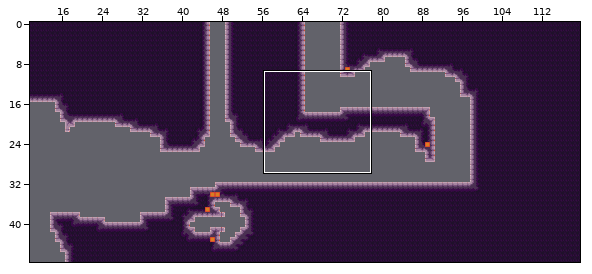
An edit to a level. Tiled map (JSON), assets/world/room/intro3.json. Above: a wide view before the commit, with the close-up outlined.
Close-up. Old version:
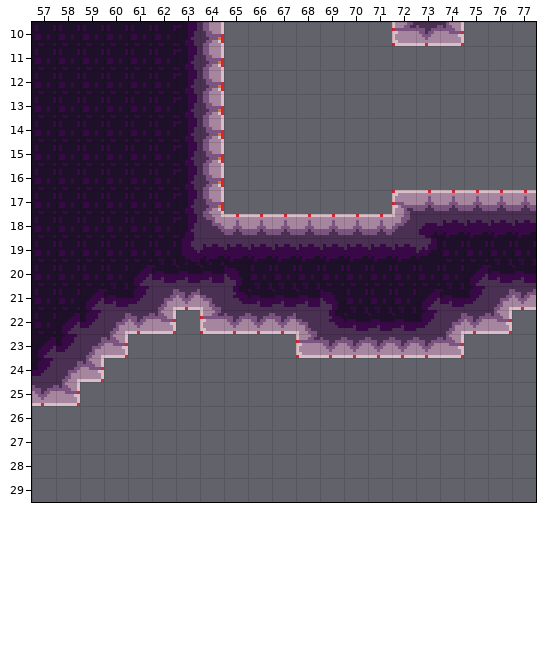
Cells are 8x8 px. Shown: x 57..77, y 10..29. The commit also changed other parts of the map, which this record leaves out.
New version:
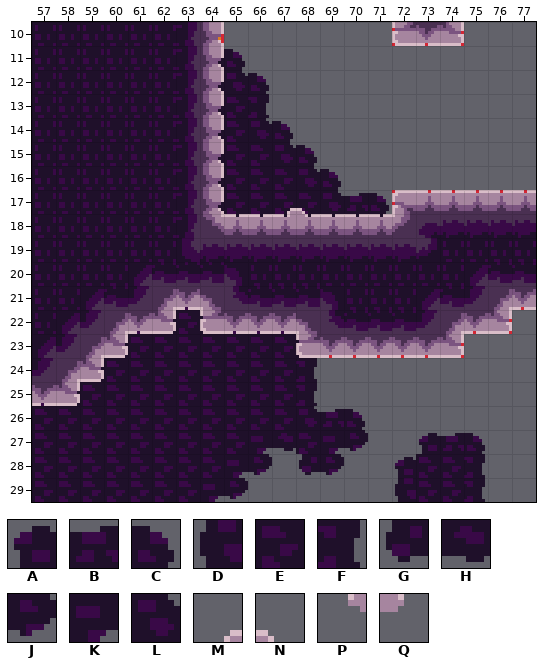
Key: from "stone_bg_decal": A 4, B 5, C 6, D 17, E 18, F 19, G 30, H 31, J 32, K 43, L 56; from "stone_fg_decal": M 0, N 1, P 13, Q 14.
_ is an empty cell.
Difference:
{"where": "layer \"bg\""}
{"y":11,"x":64,"old":"__","new":"EC"}
{"y":12,"x":64,"old":"___","new":"ELC"}
{"y":13,"x":64,"old":"___","new":"EEF"}
{"y":14,"x":64,"old":"____","new":"EELC"}
{"y":15,"x":64,"old":"_____","new":"EEELC"}
{"y":16,"x":64,"old":"______","new":"EEEELC"}
{"y":17,"x":64,"old":"________","new":"EEEEELBC"}
{"y":18,"x":65,"old":"_______","new":"EEEEEEE"}
{"y":21,"x":63,"old":"_","new":"E"}
{"y":22,"x":61,"old":"_______","new":"EEEEEEE"}
{"y":23,"x":60,"old":"_________","new":"EEEEEEEEE"}
{"y":24,"x":59,"old":"__________","new":"EEEEEEEEEF"}
{"y":25,"x":57,"old":"____________","new":"EEEEEEEEEEEF"}
{"y":26,"x":57,"old":"______________","new":"EEEEEEEEEEELBC"}
{"y":27,"x":57,"old":"______________","new":"EEEEEEEEEKHEKJ"}
{"y":27,"x":73,"old":"___","new":"ABC"}
{"y":28,"x":57,"old":"__________","new":"EEEEEEEEKJ"}
{"y":28,"x":68,"old":"__","new":"GJ"}
{"y":28,"x":72,"old":"____","new":"AEEF"}
{"y":29,"x":57,"old":"_________","new":"EEEEEEEKJ"}
{"y":29,"x":72,"old":"____","new":"DEEF"}
{"where": "layer \"fg\""}
{"y":17,"x":67,"old":"__","new":"MN"}
{"y":18,"x":67,"old":"__","new":"PQ"}
{"label":"added","picture_box":[218,49,389,217]}
{"label":"added","picture_box":[32,307,368,502]}
{"label":"added","picture_box":[395,433,485,502]}
